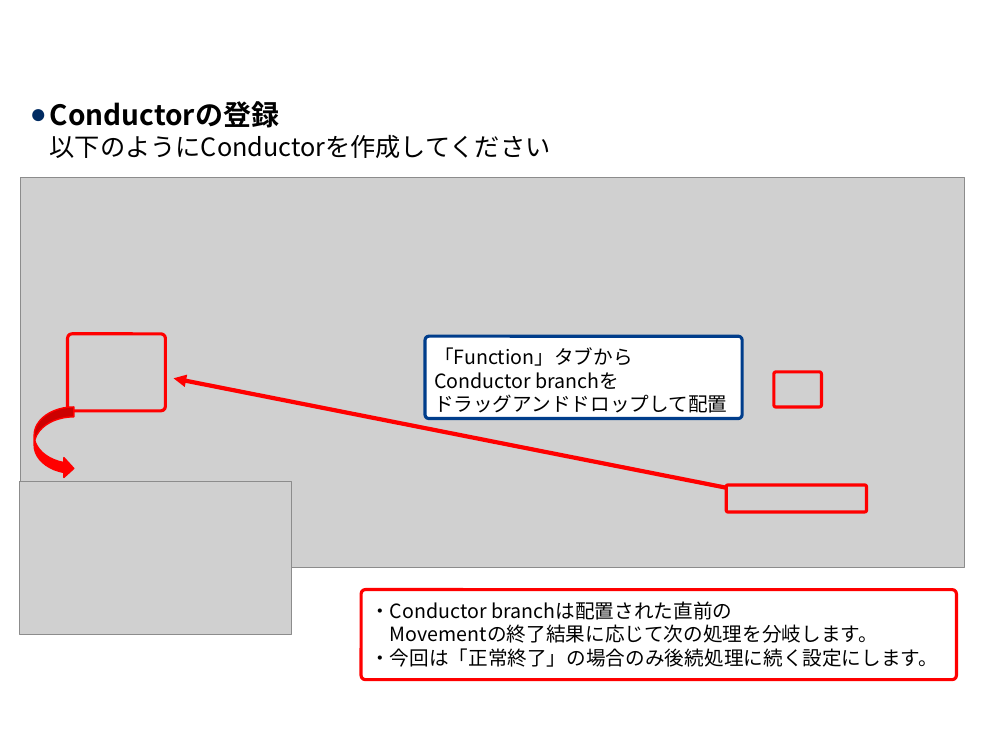
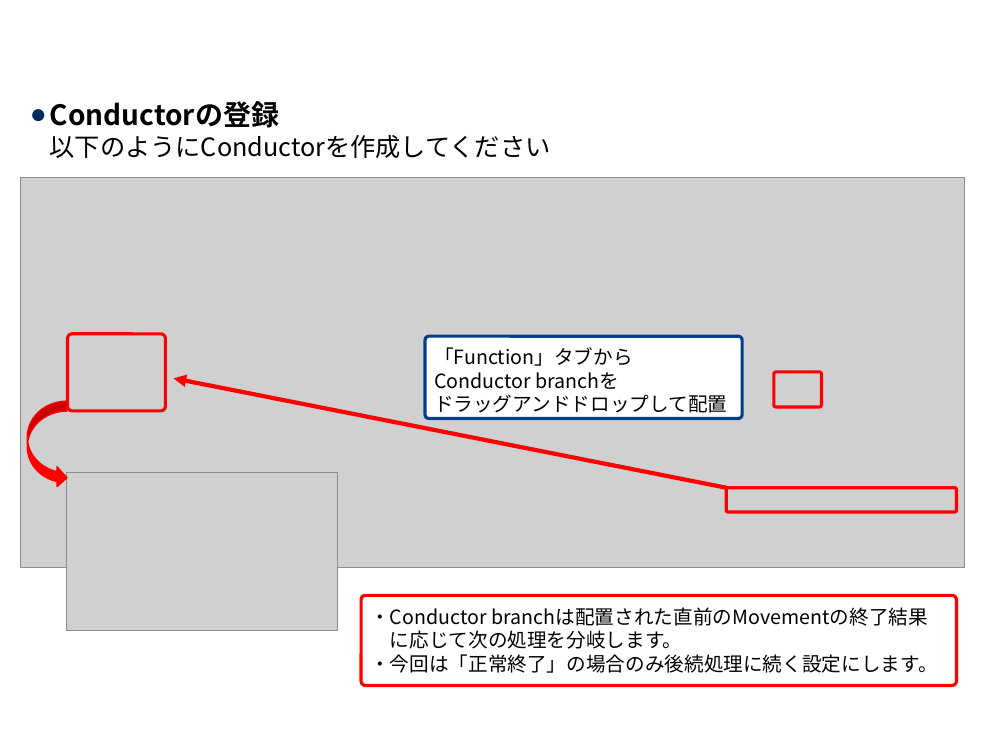
Before and after one commit to exastro-suite/it-automation-docs, a slide deck: slide 25 of asset/Learn_ja/ITA-Conductor_practice_ja.pptx. Drawn at 1008x756 pixels with LibreOffice and Linux fonts; fonts in the diff are those of the drawing; grey boxes stand for pictures; background and template pictures are left out. Boxes give left, top, right and bottom in pixels: in the first picture for what was removed or moved away, otherwise in the second. Text is boxed around its words. In the diff, an @@ line names an element or a change of style, - is before the commit and + after.

```diff
--- a/asset/Learn_ja/ITA-Conductor_practice_ja.pptx
+++ b/asset/Learn_ja/ITA-Conductor_practice_ja.pptx
@@ curved right arrow: place and size @@
-curved right arrow at box(34, 407, 74, 479)
+curved right arrow at box(27, 401, 67, 488)
@@ picture: place and size @@
-picture at box(20, 482, 292, 635)
+picture at box(67, 473, 337, 631)
@@ rounded rectangle: place and size @@
-rounded rectangle at box(727, 485, 867, 512)
+rounded rectangle at box(727, 488, 957, 512)
@@ rounded rectangle "・Conductor branchは配置された直前のMovementの終了結果": place and size @@
-rounded rectangle "・Conductor branchは配置された直前のMovementの終了結果" at box(361, 590, 957, 679)
+rounded rectangle "・Conductor branchは配置された直前のMovementの終了結果" at box(361, 596, 957, 685)
@@ text in rounded rectangle at box(370, 607, 937, 673): text changed @@
-・Conductor branchは配置された直前の
-Movementの終了結果に応じて次の処理を分岐します。
-・今回は「正常終了」の場合のみ後続処理に続く設定にします。
+・Conductor branchは配置された直前のMovementの終了結果
+に応じて次の処理を分岐します。
+・今回は「正常終了」の場合のみ後続処理に続く設定にします。
```
Also in this commit, not shown: 18 other slides changed, 1 other file.
